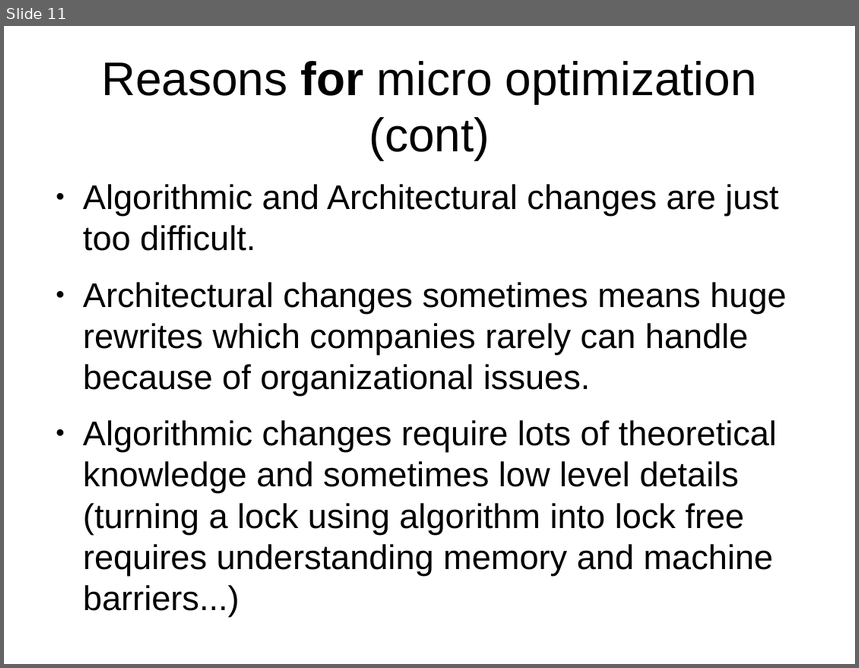
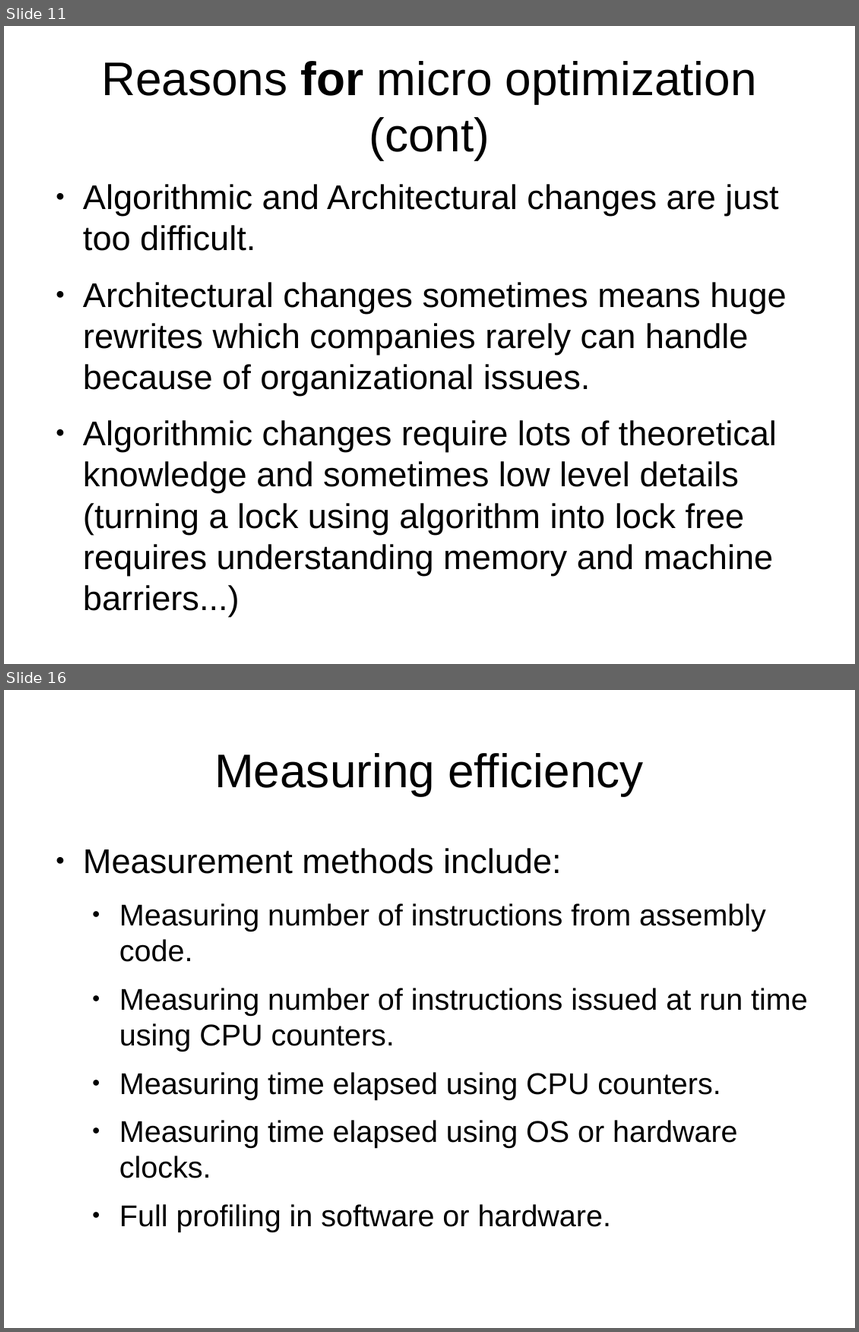
Before and after one commit to veltzer/demos-linux, a slide deck: multi_core/effective_cplusplus.odp. Shown one above the other, each under a label of ours: slide 11 before the commit, slides 11 and 16 after it; the slides between them are not shown. The pictures are 859x668 and 859x1332 pixels, drawn with LibreOffice and Linux fonts; fonts in the diff are those of the drawing. Boxes give left, top, right and bottom in pixels: in the first picture for what was removed or moved away, otherwise in the second. Text is boxed around its words. In the diff, an @@ line names an element or a change of style, - is before the commit and + after.

```diff
--- a/multi_core/effective_cplusplus.odp
+++ b/multi_core/effective_cplusplus.odp
@@ slide 16 added at <box>4,690,855,1328</box>, background #FFFFFF @@
@@ title added at <box>215,753,644,796</box>, 44 pt, text #000000 @@
+Measuring efficiency
@@ text added at <box>83,848,808,1233</box>, 28 pt, text #000000 @@
+● Measurement methods include:
+  ● Measuring number of instructions from assembly code.
+  ● Measuring number of instructions issued at run time using CPU counters.
+  ● Measuring time elapsed using CPU counters.
+  ● Measuring time elapsed using OS or hardware clocks.
+  ● Full profiling in software or hardware.
```
Also in this commit, not shown: 4 slides changed, 15 other slides added, 1 other file.
